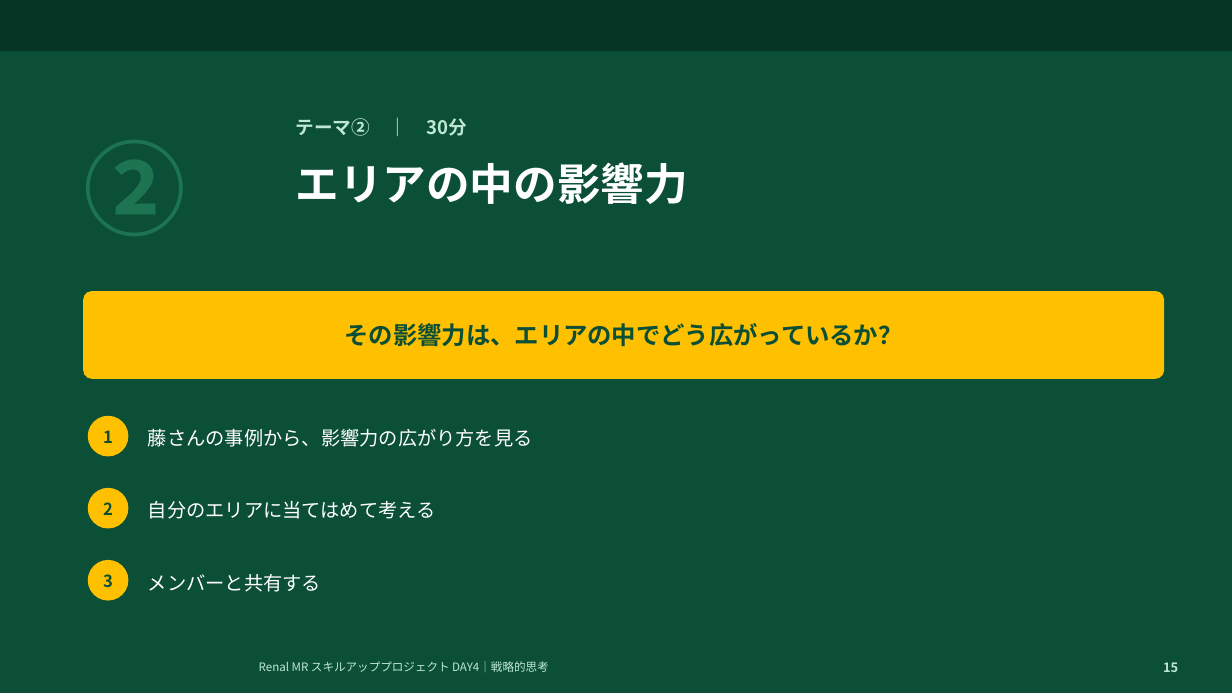
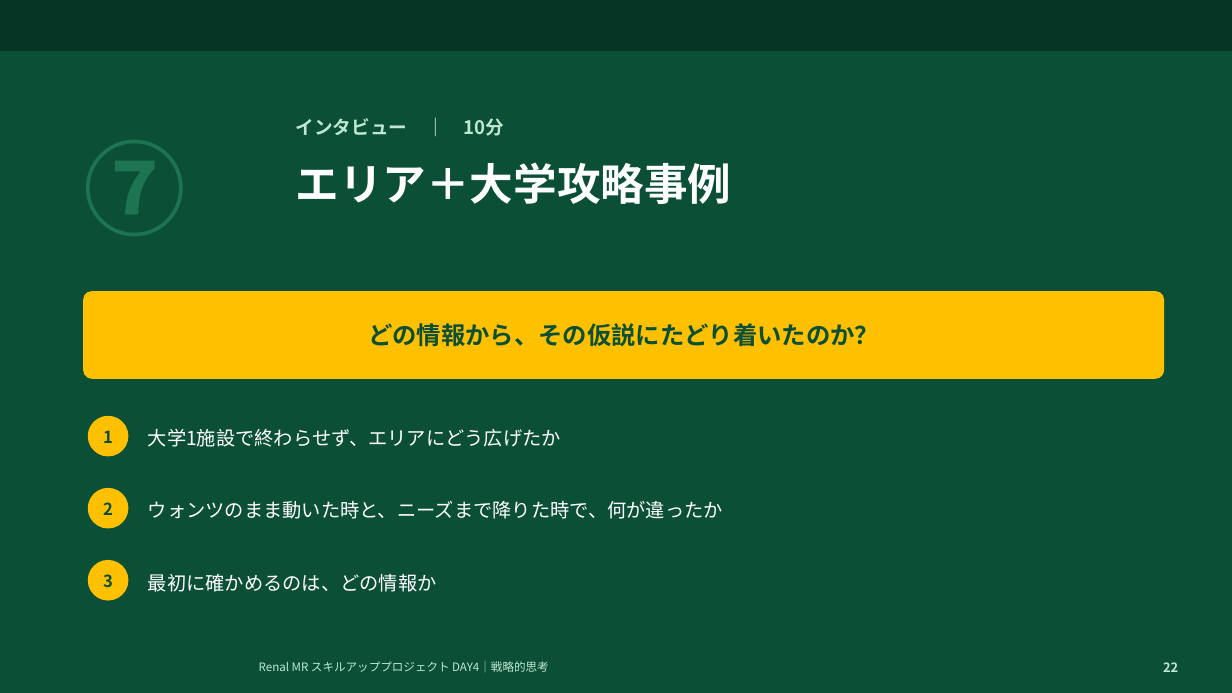
Before and after one commit to TAKUYA-1187/Claude, a slide deck: slide 22 of novartis_training/DAY4_ちょっと分かるだけで世界が変わる.pptx (slide 15 before the commit). Drawn at 1232x693 pixels with LibreOffice and Linux fonts; fonts in the diff are those of the drawing; background and template pictures are left out. Boxes give left, top, right and bottom in pixels: in the first picture for what was removed or moved away, otherwise in the second. Text is boxed around its words. In the diff, an @@ line names an element or a change of style, - is before the commit and + after.

```diff
--- a/novartis_training/DAY4_ちょっと分かるだけで世界が変わる.pptx
+++ b/novartis_training/DAY4_ちょっと分かるだけで世界が変わる.pptx
@@ text at [296, 118, 504, 136]: text changed @@
-テーマ② ｜ 30分
+インタビュー ｜ 10分
@@ text at [83, 125, 305, 263]: text changed @@
-②
+⑦
@@ text at [296, 162, 732, 204]: text changed @@
-エリアの中の影響力
+エリア＋大学攻略事例
@@ text in rounded rectangle at [368, 323, 879, 347]: text changed @@
-その影響力は、エリアの中でどう広がっているか？
+どの情報から、その仮説にたどり着いたのか？
@@ text at [148, 429, 561, 447]: text changed @@
-藤さんの事例から、影響力の広がり方を見る
+大学1施設で終わらせず、エリアにどう広げたか
@@ text at [148, 501, 723, 519]: text changed @@
-自分のエリアに当てはめて考える
+ウォンツのまま動いた時と、ニーズまで降りた時で、何が違ったか
@@ text at [148, 574, 437, 592]: text changed @@
-メンバーと共有する
+最初に確かめるのは、どの情報か
@@ text at [1163, 662, 1178, 672]: text changed @@
-15
+22
```
Also in this commit, not shown: 16 other slides changed, 10 slides added, 13 slides removed, 2 other files.
